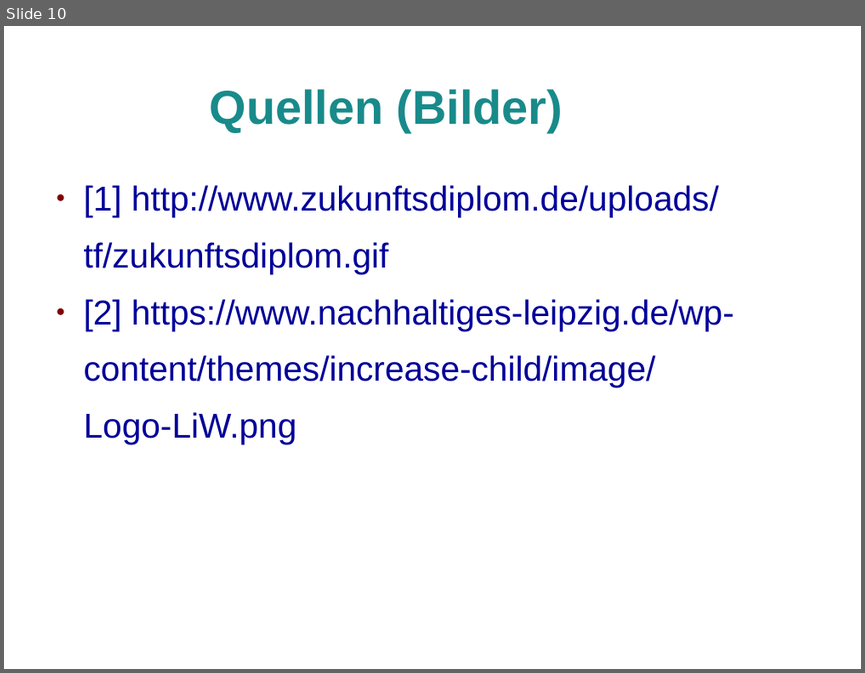
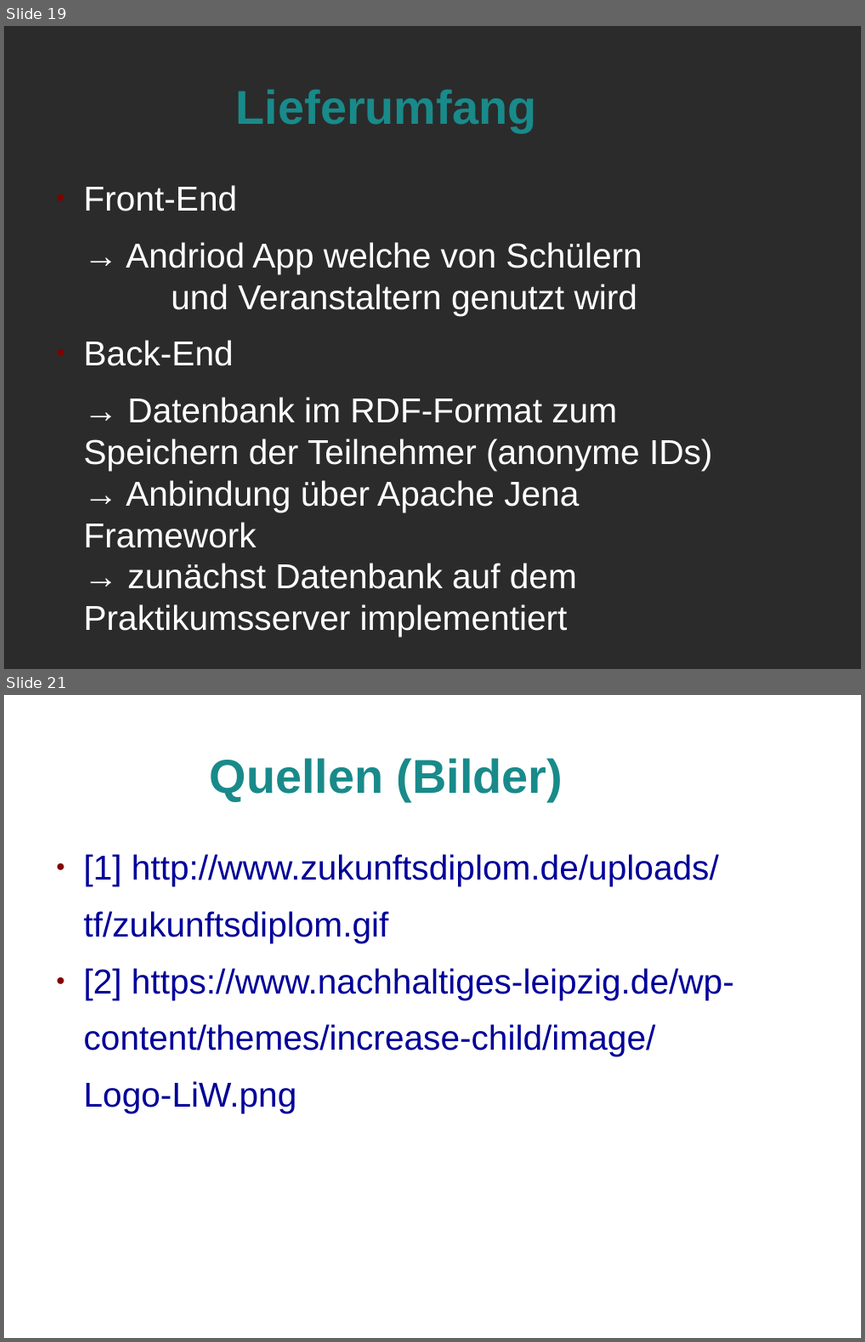
Before and after one commit to Marcel2603/hg17b, a slide deck: Dokumente/Review 1 Praesentation/Review 1.odp. Shown one above the other, each under a label of ours: slide 10 before the commit, slides 19 and 21 after it; the slides between them are not shown. The pictures are 865x673 and 865x1342 pixels, drawn with LibreOffice and Linux fonts; fonts in the diff are those of the drawing; background and template pictures are left out; a plain dark background stands for a picture behind light text. Boxes give left, top, right and bottom in pixels: in the first picture for what was removed or moved away, otherwise in the second. Text is boxed around its words. In the diff, an @@ line names an element or a change of style, - is before the commit and + after.

```diff
--- a/Dokumente/Review 1 Praesentation/Review 1.odp
+++ b/Dokumente/Review 1 Praesentation/Review 1.odp
@@ slide 19 added at bbox=[4, 26, 861, 669], background picture (left out) @@
@@ title added at bbox=[236, 89, 537, 132], 44 pt, text #198A8A, bold @@
+Lieferumfang
@@ text added at bbox=[84, 185, 712, 636], 32 pt, text #FFFFFF @@
+● Front-End
+→ Andriod App welche von Schülern
+und Veranstaltern genutzt wird
+● Back-End
+→ Datenbank im RDF-Format zum Speichern der Teilnehmer (anonyme IDs)
+→ Anbindung über Apache Jena Framework
+→ zunächst Datenbank auf dem Praktikumsserver implementiert
@@ what was slide 10 is now slide 21 @@
```
Also in this commit, not shown: 10 other slides added.
